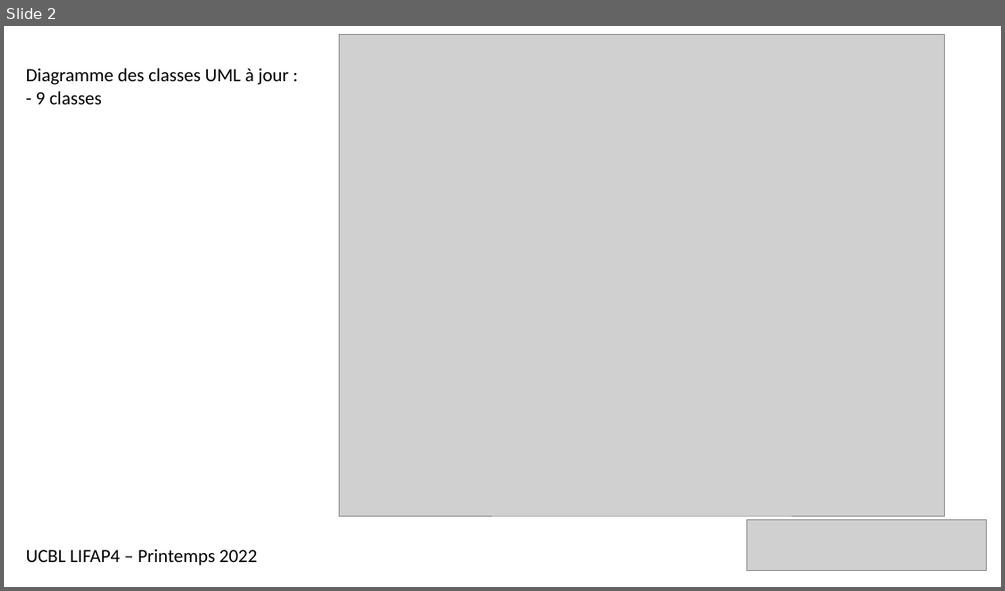
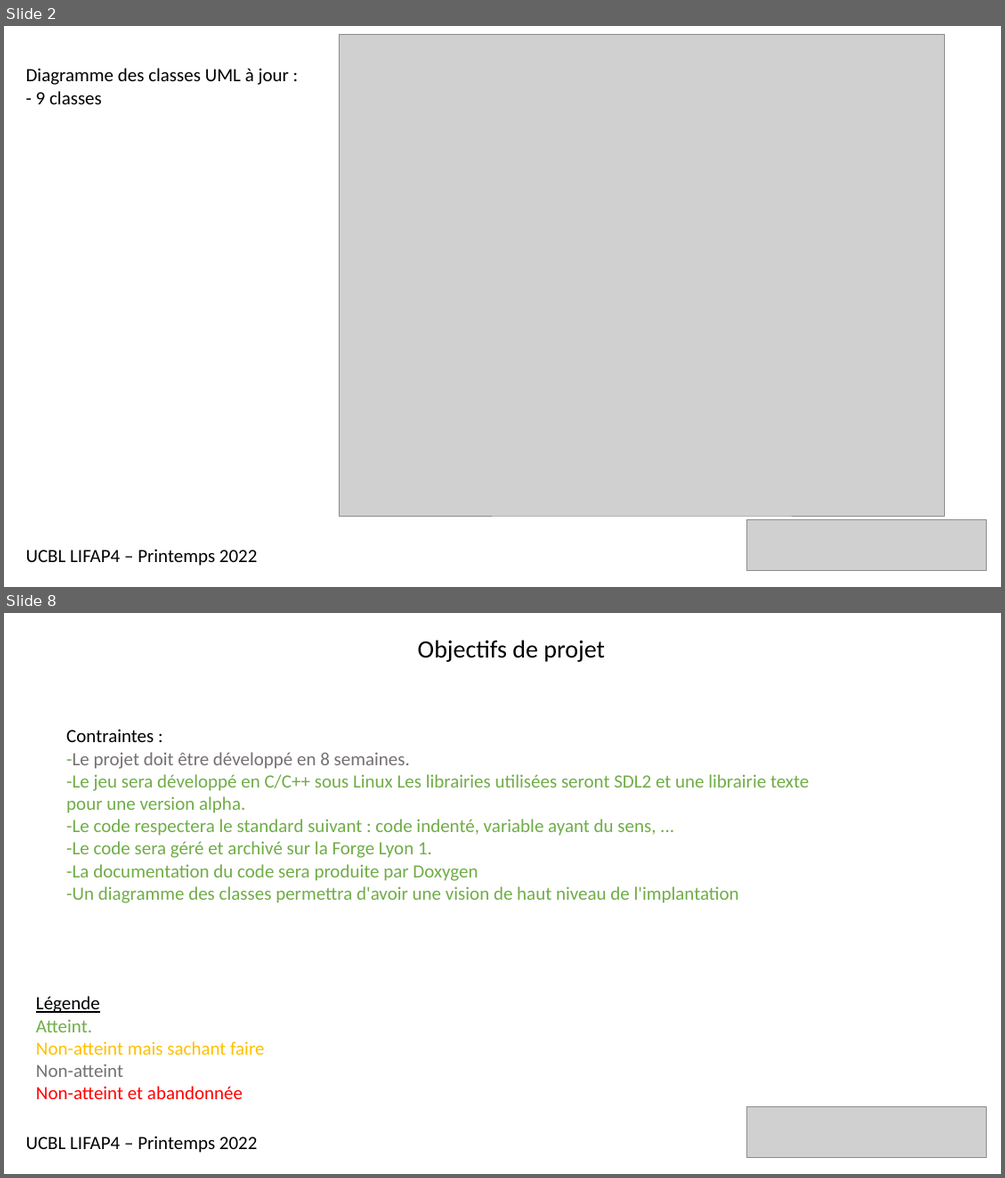
Before and after one commit to Smirboulack/Projet_L2, a slide deck: doc/Présentation-projet-ultimatelifkas.pptx. Shown one above the other, each under a label of ours: slide 2 before the commit, slides 2 and 8 after it; the slides between them are not shown. The pictures are 1005x591 and 1005x1178 pixels, drawn with LibreOffice and Linux fonts; fonts in the diff are those of the drawing; grey boxes stand for pictures. Boxes give left, top, right and bottom in pixels: in the first picture for what was removed or moved away, otherwise in the second. Text is boxed around its words. In the diff, an @@ line names an element or a change of style, - is before the commit and + after.

```diff
--- a/doc/Présentation-projet-ultimatelifkas.pptx
+++ b/doc/Présentation-projet-ultimatelifkas.pptx
@@ slide 8 added at (4, 613, 1001, 1174), background #FFFFFF @@
@@ text added at (418, 640, 605, 662), 24 pt, text #000000 @@
+Objectifs de projet
@@ text added at (66, 729, 809, 903), 18 pt, text #70AD47 @@
+Contraintes :
+-Le projet doit être développé en 8 semaines.
+-Le jeu sera développé en C/C++ sous Linux Les librairies utilisées seront SDL2 et une librairie texte pour une version alpha.
+-Le code respectera le standard suivant : code indenté, variable ayant du sens, ...
+-Le code sera géré et archivé sur la Forge Lyon 1.
+-La documentation du code sera produite par Doxygen
+-Un diagramme des classes permettra d'avoir une vision de haut niveau de l'implantation
@@ text added at (36, 996, 264, 1099), 18 pt, text #FFC000 @@
+Légende
+Atteint.
+Non-atteint mais sachant faire
+Non-atteint
+Non-atteint et abandonnée
@@ picture added at (746, 1107, 987, 1158) @@
@@ text added at (26, 1135, 258, 1152), 18 pt, text #000000 @@
+UCBL LIFAP4 – Printemps 2022
```
Also in this commit, not shown: 4 slides changed, 4 other slides added, 1 other file.
